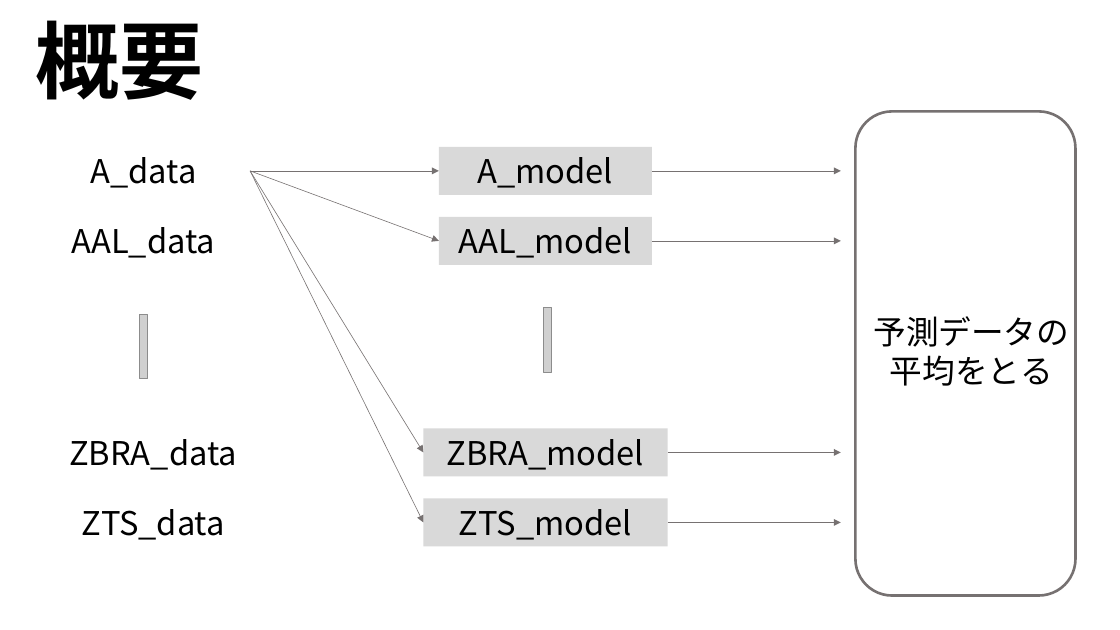
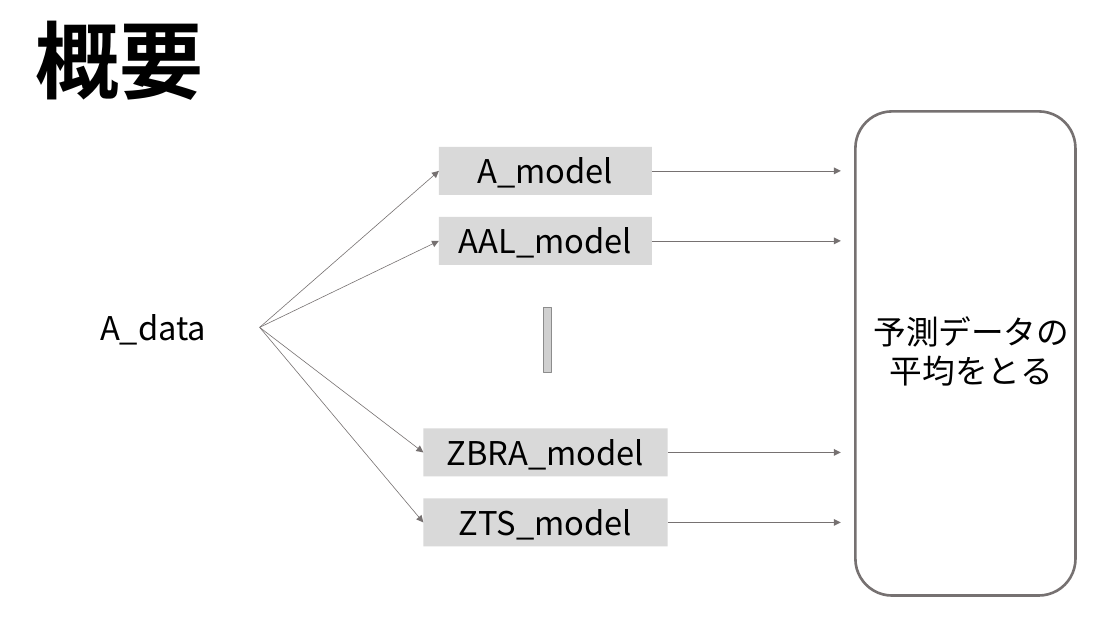
Before and after one commit to ryoww/PBL_stock, a slide deck: slide 15 of 最終報告.pptx. Drawn at 1120x630 pixels with LibreOffice and Linux fonts; fonts in the diff are those of the drawing; grey boxes stand for pictures. Boxes give left, top, right and bottom in pixels: in the first picture for what was removed or moved away, otherwise in the second. Text is boxed around its words. In the diff, an @@ line names an element or a change of style, - is before the commit and + after.

```diff
--- a/最終報告.pptx
+++ b/最終報告.pptx
@@ arrow moved from (250, 171) - (439, 171) to (260, 328) - (439, 171) @@
@@ text removed at <box>72,227,215,258</box> @@
-AAL_data
@@ arrow moved from (250, 171) - (439, 241) to (260, 328) - (439, 241) @@
@@ text "A_data": place and size @@
-text "A_data" at <box>90,157,196,188</box>
+text "A_data" at <box>100,314,206,345</box>
@@ picture removed at <box>139,314,149,379</box> @@
@@ arrow moved from (250, 171) - (423, 523) to (260, 328) - (423, 523) @@
@@ arrow moved from (250, 171) - (423, 453) to (260, 328) - (423, 453) @@
@@ text removed at <box>69,439,237,470</box> @@
-ZBRA_data
@@ text removed at <box>81,509,224,540</box> @@
-ZTS_data
```
Also in this commit, not shown: 2 other slides changed, 3 slides added, 1 slide removed.
